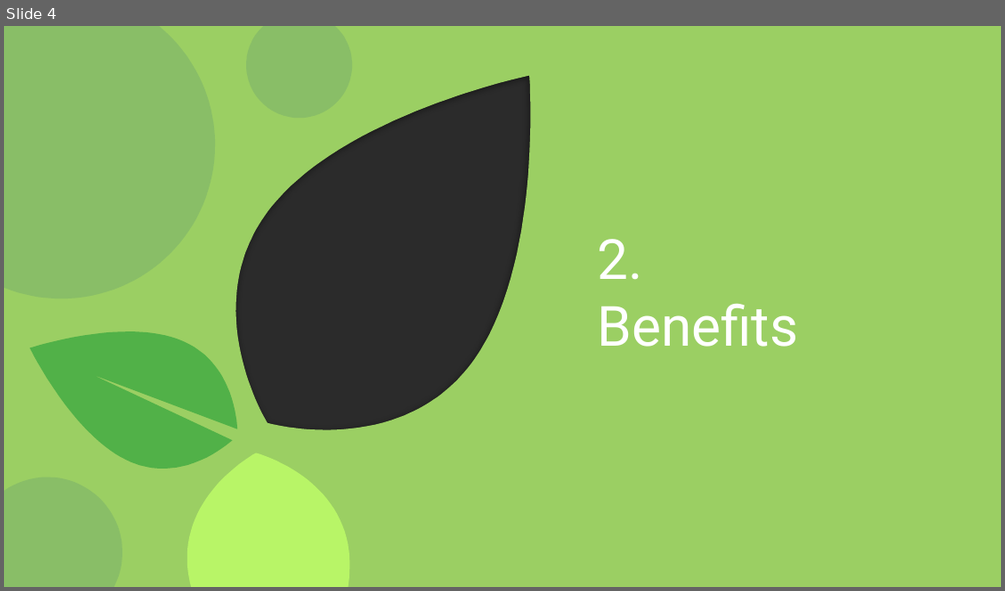
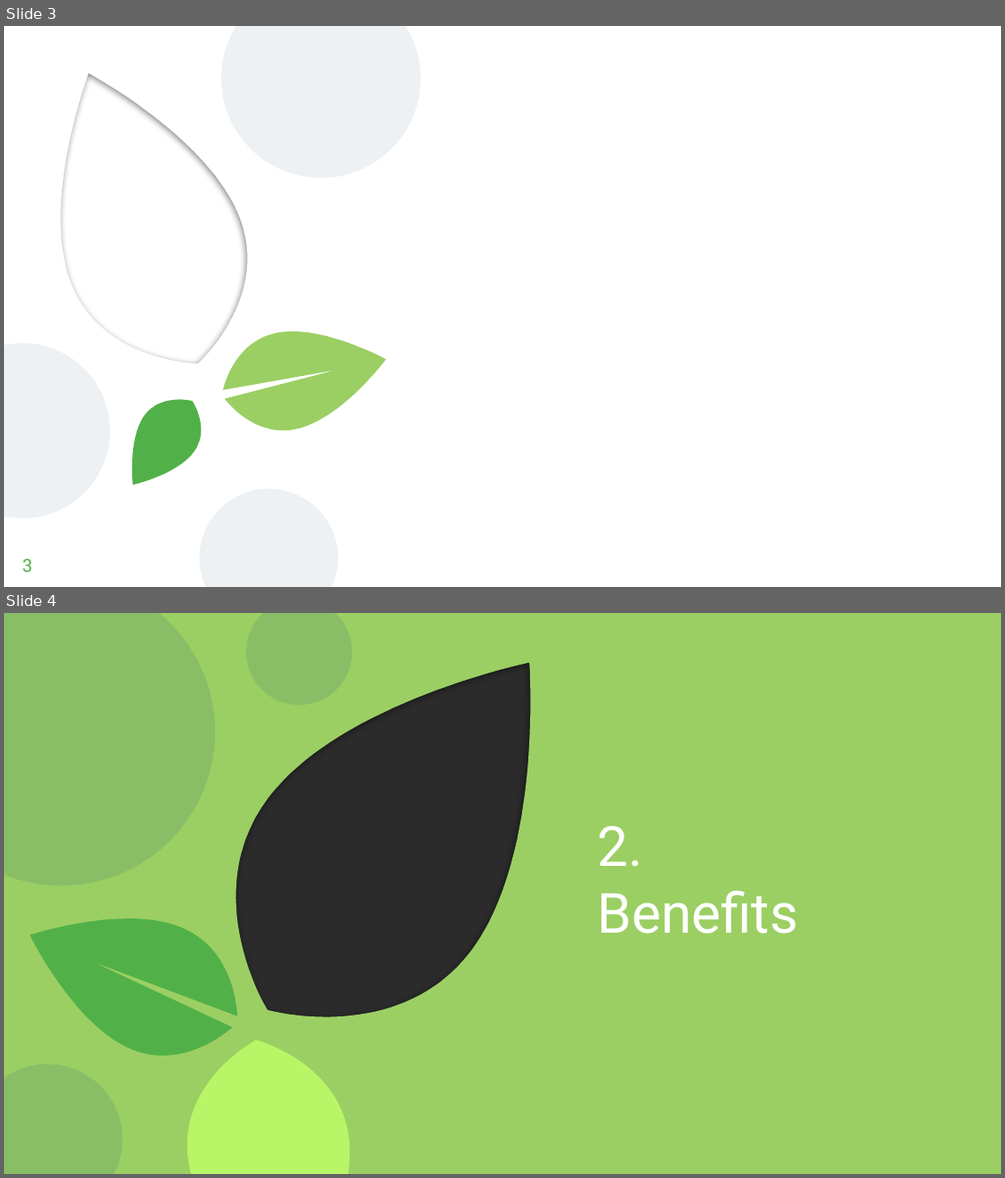
Before and after one commit to meetanubhav/KishanBandhu, a slide deck: Kishan Bhandu.pptx. Shown one above the other, each under a label of ours: slide 4 before the commit, slides 3 and 4 after it. The pictures are 1005x591 and 1005x1178 pixels, drawn with LibreOffice and Linux fonts; fonts in the diff are those of the drawing; background and template pictures are left out; a plain dark background stands for a picture behind light text. Boxes give left, top, right and bottom in pixels: in the first picture for what was removed or moved away, otherwise in the second. Text is boxed around its words. In the diff, an @@ line names an element or a change of style, - is before the commit and + after.

```diff
--- a/Kishan Bhandu.pptx
+++ b/Kishan Bhandu.pptx
@@ slide 3 added at bbox=[4, 26, 1001, 587], background picture (left out) @@
@@ freeform shape added at bbox=[4, 26, 1001, 586], fill #FFFFFF @@
@@ freeform shape added at bbox=[221, 26, 421, 177], fill #EEF1F3 @@
@@ freeform shape added at bbox=[4, 343, 110, 518], fill #EEF1F3 @@
@@ freeform shape added at bbox=[223, 331, 386, 430], fill #9BCF63 @@
@@ freeform shape added at bbox=[125, 390, 208, 496], fill #51B148 @@
@@ freeform shape added at bbox=[200, 489, 338, 586], fill #EEF1F3 @@
@@ page number added at bbox=[23, 558, 32, 572], 13 pt, text #51B148 @@
+3
```
Also in this commit, not shown: 1 slide changed, 1 slide removed, 1 other file.
